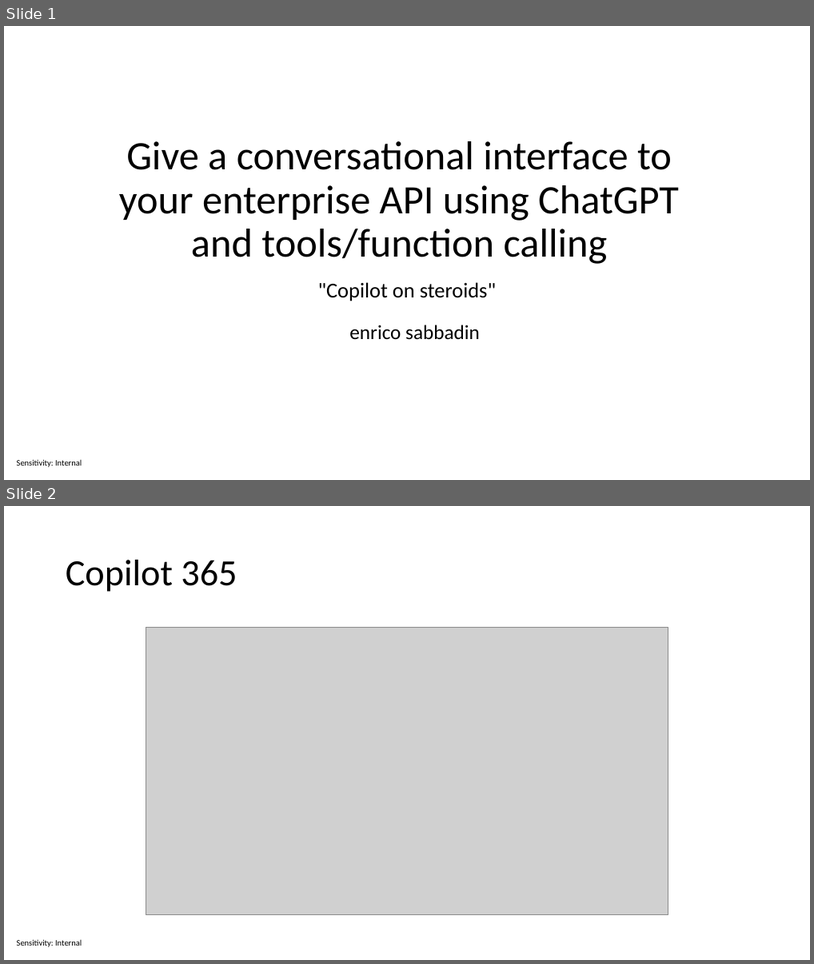
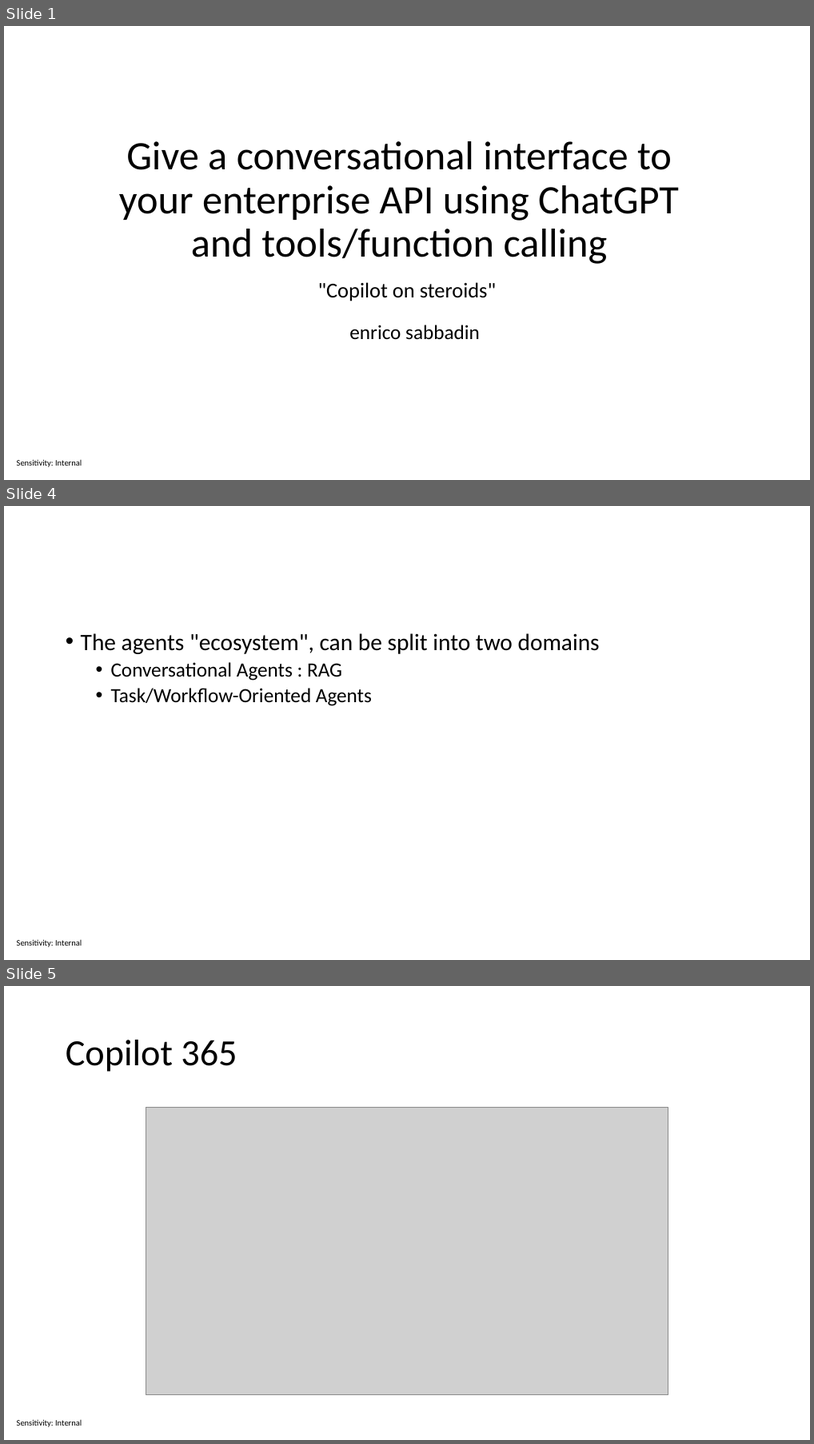
Before and after one commit to sabbadino/function-caling, a slide deck: Function calling.pptx. Shown one above the other, each under a label of ours: slides 1 and 2 before the commit, slides 1, 4 and 5 after it; the slides between them are not shown. The pictures are 814x964 and 814x1444 pixels, drawn with LibreOffice and Linux fonts; fonts in the diff are those of the drawing; grey boxes stand for pictures. Boxes give left, top, right and bottom in pixels: in the first picture for what was removed or moved away, otherwise in the second. Text is boxed around its words. In the diff, an @@ line names an element or a change of style, - is before the commit and + after.

```diff
--- a/Function calling.pptx
+++ b/Function calling.pptx
@@ slide 4 added at bbox=[4, 506, 810, 960], background #FFFFFF; not listed: 1 template element that a slide beside it also shows @@
@@ text added at bbox=[81, 633, 600, 706], 24 pt, text #000000 @@
+• The agents "ecosystem", can be split into two domains
+  • Conversational Agents : RAG
+  • Task/Workflow-Oriented Agents
@@ what was slide 2 is now slide 5 @@
```
Also in this commit, not shown: 6 slides changed, 4 other slides added, 1 other file.
